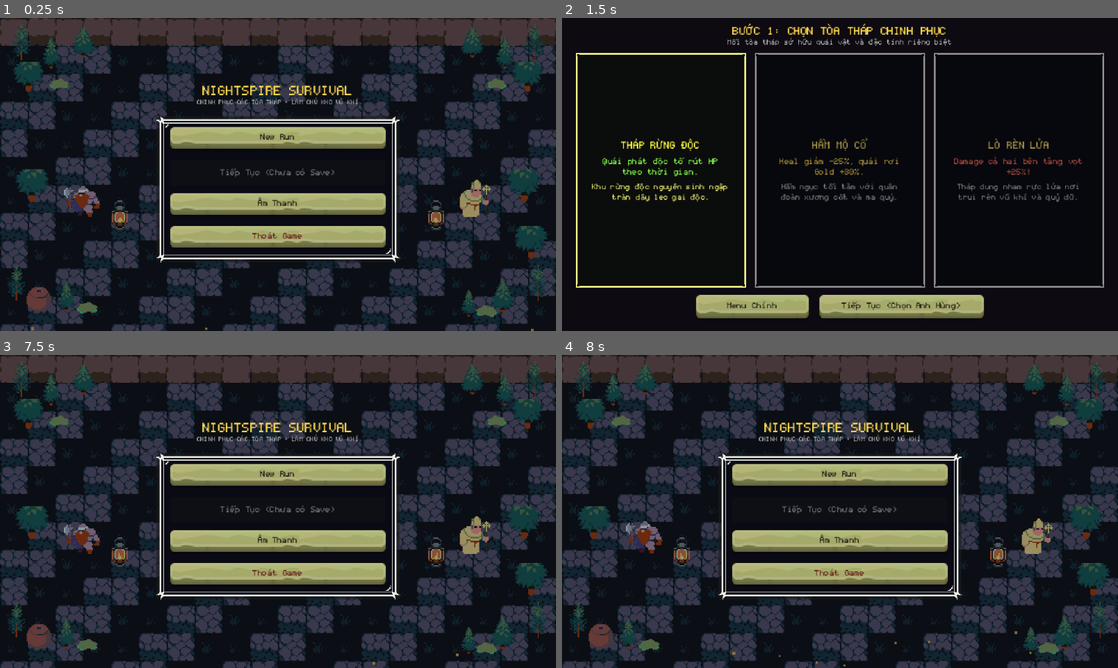
Above: before the commit, frames 1-4 (two rows, left to right).
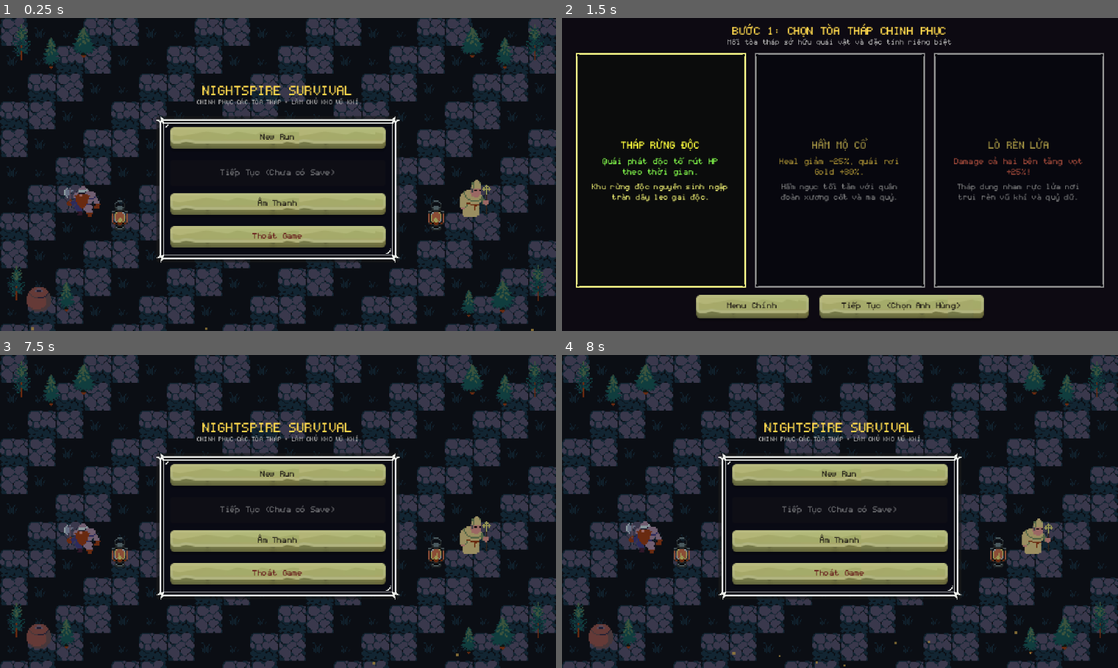
Above: after the commit, the same moments.

Repository: khanh-dinh26/NightSpire-Survival
Game: Godot game, scene res://src/ui/MainMenu.tscn
Two runs of this game, one before a commit and one after it. Both use one fixed random seed, a clock stepped at 60 frames per second and the inputs below. Sound files missing from this copy of the repository are replaced by a short silence.
Inputs (mouse positions are in pixels of both pictures, inside the frame that each line leads up to):
- Up to frame 1 (0.25 s): no input
- Up to frame 2 (1.5 s): click "New Run" at 0.5 s; click (662, 171) at 1.25 s
- Up to frame 3 (7.5 s): click (278, 508) at 2 s; click (455, 508) at 2.75 s; click "Tiếp Tục (Chọn Anh Hùng)" at 3.5 s; click (100, 508) at 4.25 s; click (278, 508) at 5 s; click (455, 508) at 5.75 s; click "Chọn Lại Tháp" at 6.5 s; click "Menu Chính" at 7.25 s
- Up to frame 4 (8 s): no input

The runs differ from the first frame. In frame 1, 8.0% of the frame differs, in the area x 0-100%, y 0-96%; in frame 2, nothing differs; in frame 3, 8.0%; in frame 4, 8.0%.

Commit message:
refactor(ui): remove round trees/bushes and top dirt tiles, keep pointed pines and stone masonry

Diff:
--- a/src/ui/MainMenu.gd
+++ b/src/ui/MainMenu.gd
@@ -71,17 +71,12 @@
 					if not source.has_tile(Vector2i(tx, ty)):
 						source.create_tile(Vector2i(tx, ty))
 
-		# Top wall stone row
-		for x: int in range(20):
-			var wall_coord: Vector2i = Vector2i(x % 2, 0)
-			floor_layer.set_cell(Vector2i(x, 0), 0, wall_coord)
-
-		# Dungeon stone masonry floor
+		# Dungeon stone masonry floor across the entire screen
 		var floor_coords: Array[Vector2i] = [
 			Vector2i(0, 1), Vector2i(1, 1),
 			Vector2i(1, 7), Vector2i(2, 7)
 		]
-		for y: int in range(1, 12):
+		for y: int in range(12):
 			for x: int in range(20):
 				var tile_coord: Vector2i = floor_coords[(x * 3 + y * 7) % floor_coords.size()]
 				floor_layer.set_cell(Vector2i(x, y), 0, tile_coord)
--- a/src/ui/MainMenu.tscn
+++ b/src/ui/MainMenu.tscn
@@ -73,19 +73,6 @@
 region_enabled = true
 region_rect = Rect2(64, 800, 32, 32)
 
-[node name="TreeTL4" type="Sprite2D" parent="Background/Decorations" unique_id=1801234584]
-position = Vector2(32, 70)
-scale = Vector2(1.2, 1.2)
-texture = ExtResource("6_tiles")
-region_enabled = true
-region_rect = Rect2(96, 800, 32, 32)
-
-[node name="BushTL" type="Sprite2D" parent="Background/Decorations" unique_id=1801234585]
-position = Vector2(68, 75)
-texture = ExtResource("6_tiles")
-region_enabled = true
-region_rect = Rect2(96, 704, 32, 32)
-
 [node name="TreeTR1" type="Sprite2D" parent="Background/Decorations" unique_id=1801234571]
 position = Vector2(616, 28)
 scale = Vector2(1.6, 1.6)
@@ -110,36 +97,6 @@
 region_enabled = true
 region_rect = Rect2(64, 800, 32, 32)
 
-[node name="TreeTR4" type="Sprite2D" parent="Background/Decorations" unique_id=1801234587]
-position = Vector2(608, 70)
-scale = Vector2(1.2, 1.2)
-texture = ExtResource("6_tiles")
-flip_h = true
-region_enabled = true
-region_rect = Rect2(96, 800, 32, 32)
-
-[node name="BushTR" type="Sprite2D" parent="Background/Decorations" unique_id=1801234588]
-position = Vector2(572, 75)
-texture = ExtResource("6_tiles")
-flip_h = true
-region_enabled = true
-region_rect = Rect2(96, 704, 32, 32)
-
-[node name="TreeML" type="Sprite2D" parent="Background/Decorations" unique_id=1801234589]
-position = Vector2(36, 195)
-scale = Vector2(1.3, 1.3)
-texture = ExtResource("6_tiles")
-region_enabled = true
-region_rect = Rect2(96, 800, 32, 32)
-
-[node name="TreeMR" type="Sprite2D" parent="Background/Decorations" unique_id=1801234590]
-position = Vector2(604, 195)
-scale = Vector2(1.3, 1.3)
-texture = ExtResource("6_tiles")
-flip_h = true
-region_enabled = true
-region_rect = Rect2(96, 800, 32, 32)
-
 [node name="TreeBL1" type="Sprite2D" parent="Background/Decorations" unique_id=1801234591]
 position = Vector2(18, 305)
 scale = Vector2(1.5, 1.5)
@@ -154,13 +111,6 @@
 region_enabled = true
 region_rect = Rect2(32, 800, 32, 32)
 
-[node name="BushBL" type="Sprite2D" parent="Background/Decorations" unique_id=1801234593]
-position = Vector2(100, 332)
-scale = Vector2(1.1, 1.1)
-texture = ExtResource("6_tiles")
-region_enabled = true
-region_rect = Rect2(96, 704, 32, 32)
-
 [node name="ChestBL" type="Sprite2D" parent="Background/Decorations" unique_id=1801234573]
 position = Vector2(45, 322)
 scale = Vector2(1.4, 1.4)
@@ -191,22 +141,6 @@
 flip_h = true
 region_enabled = true
 region_rect = Rect2(32, 800, 32, 32)
-
-[node name="TreeBR4" type="Sprite2D" parent="Background/Decorations" unique_id=1801234597]
-position = Vector2(612, 260)
-scale = Vector2(1.3, 1.3)
-texture = ExtResource("6_tiles")
-flip_h = true
-region_enabled = true
-region_rect = Rect2(96, 800, 32, 32)
-
-[node name="BushBR" type="Sprite2D" parent="Background/Decorations" unique_id=1801234598]
-position = Vector2(560, 336)
-scale = Vector2(1.1, 1.1)
-texture = ExtResource("6_tiles")
-flip_h = true
-region_enabled = true
-region_rect = Rect2(96, 704, 32, 32)
 
 [node name="Campfires" type="Node2D" parent="Background" unique_id=1801234575]
 
